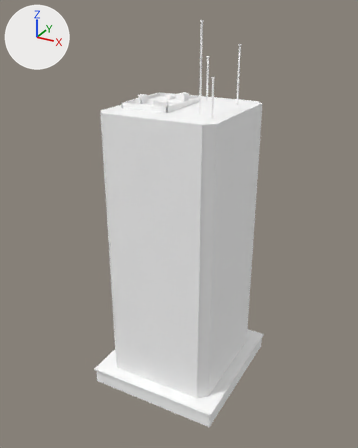
A saved change to the glTF model v3/assets/models/tower_7_1.glb.
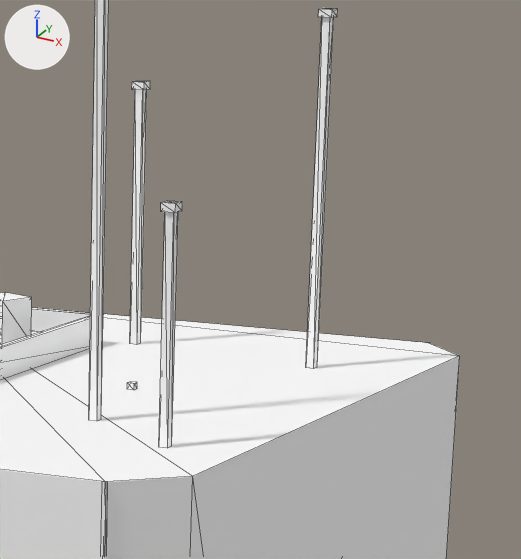
Each version is shown whole from a 50 mm lens placed at (22.4, -41.7, 38.7), pointed at (-0.3, -0.5, 18.1), then close up on the part from 51% to 76% of the width and 9% to 31% of the height. Every picture has the same lights, and +X, +Y and +Z are marked at upper left. The first two pictures are the older version. The close-ups show mesh edges as thin lines. Vertices at exactly the same position are counted once.

Objects in the first close-up: 'tower_7_1'.
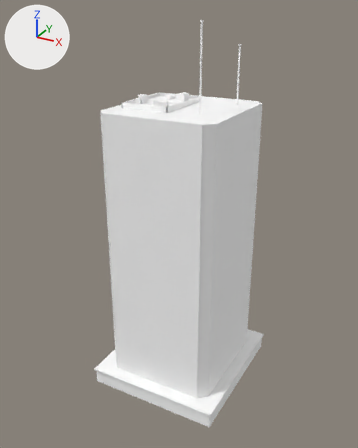
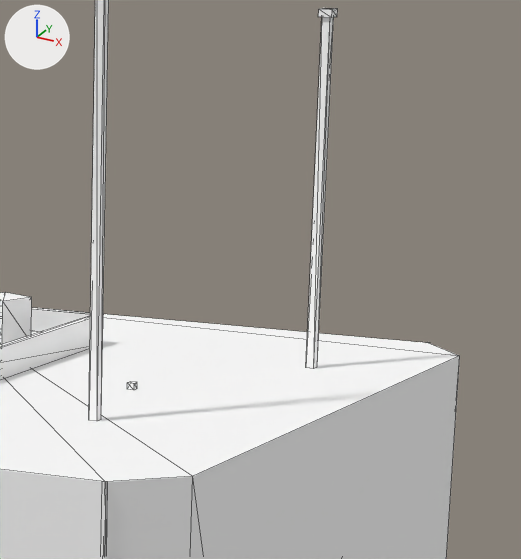
Where the change shows, as pixel boxes [x1, y1, x2, y2] in the close-ups (521 x 559 px):
part 1 of me_mesh_0, deleted
    before: [130, 81, 147, 345]
part 2 of me_mesh_0, deleted
    before: [132, 81, 150, 90]
part 3 of me_mesh_0, deleted
    before: [161, 201, 182, 213]
part 4 of me_mesh_0, deleted
    before: [159, 202, 178, 448]

The edits, one by one:
me_mesh_0 is used by ob_tower_7_1; location (0.0, 0.0, 0.0).
me_mesh_0 had 296 vertices, 382 faces and spanned x -7.1..7.1, y -7.6..7.6, z 0.0..37.7.
me_mesh_0 now has 264 vertices, 342 faces and spans x -7.1..7.1, y -7.6..7.6, z 0.0..37.7.
me_mesh_0 part 1: the loose piece of 8 vertices spanning x 0.5..0.7, y 3.6..3.8, z 30.0..34.2 is deleted.
me_mesh_0 part 2: the loose piece of 8 vertices spanning x 0.5..0.7, y 3.6..3.8, z 34.1..34.2 is deleted.
me_mesh_0 part 3: the loose piece of 8 vertices spanning x 4.6..4.8, y -3.8..-3.6, z 33.3..33.4 is deleted.
me_mesh_0 part 4: the loose piece of 8 vertices spanning x 4.6..4.7, y -3.8..-3.6, z 30.0..33.4 is deleted.
